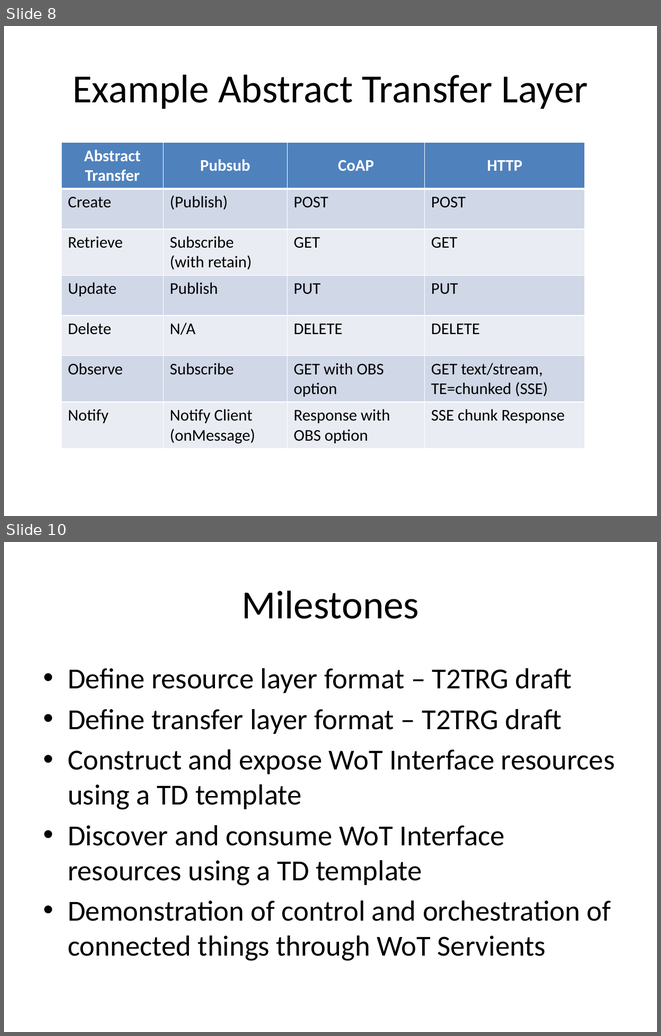
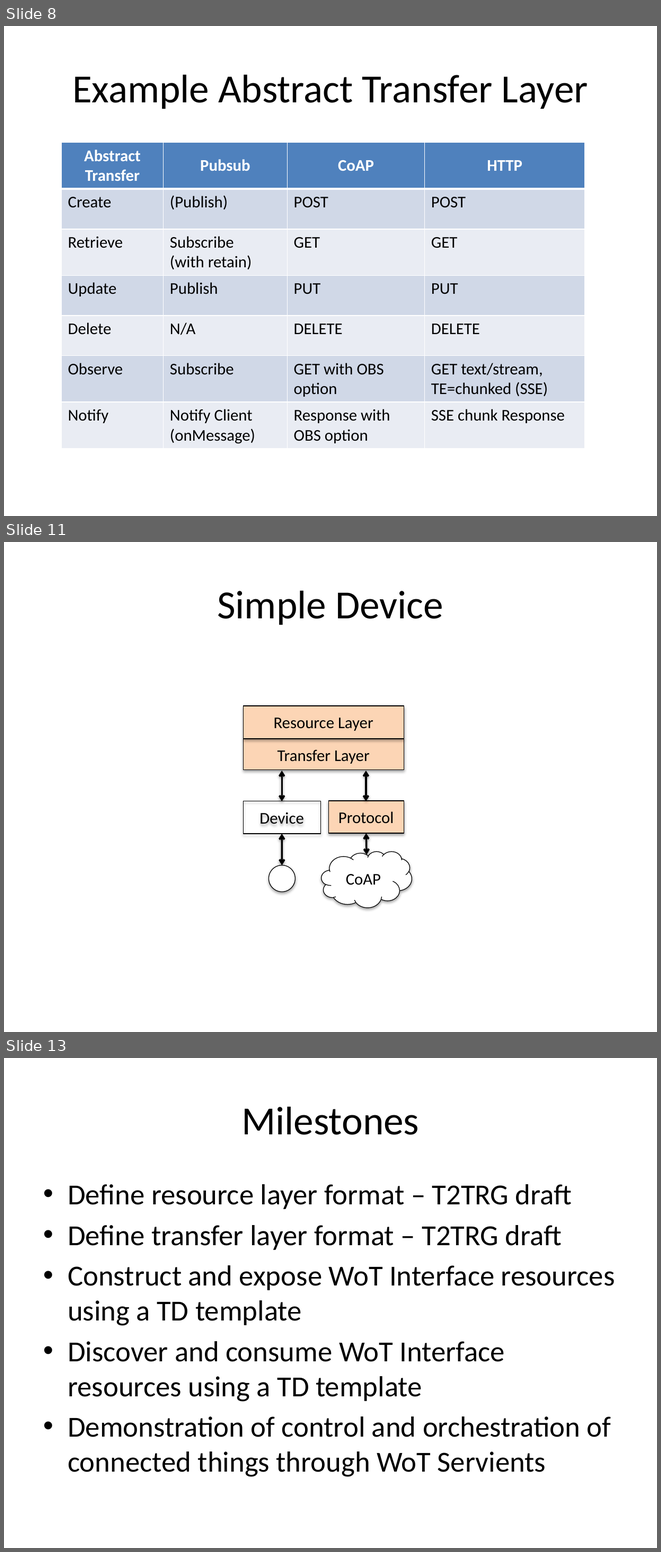
Before and after one commit to hyperstate/hyperstate-docs, a slide deck: wot-11may16.pptx. Shown one above the other, each under a label of ours: slides 8 and 10 before the commit, slides 8, 11 and 13 after it; the slides between them are not shown. The pictures are 661x1036 and 661x1552 pixels, drawn with LibreOffice and Linux fonts; fonts in the diff are those of the drawing. Boxes give left, top, right and bottom in pixels: in the first picture for what was removed or moved away, otherwise in the second. Text is boxed around its words. In the diff, an @@ line names an element or a change of style, - is before the commit and + after.

```diff
--- a/wot-11may16.pptx
+++ b/wot-11may16.pptx
@@ slide 11 added at [4, 542, 657, 1032], background #FFFFFF @@
@@ title added at [217, 590, 443, 625], 44 pt, text #000000 @@
+Simple Device
@@ rectangle added at [243, 706, 404, 739], fill #FCD5B5, outline #000000 0.75 pt, 18 pt, text #000000 @@
+Resource Layer
@@ rectangle added at [243, 739, 404, 770], fill #FCD5B5, outline #000000 0.75 pt, 18 pt, text #000000 @@
+Transfer Layer
@@ double arrow added from (282, 770) to (282, 801), #000000 2 pt @@
@@ double arrow added from (366, 770) to (366, 801), #000000 2 pt @@
@@ rectangle added at [243, 801, 321, 834], outline #000000 0.75 pt, 18 pt, text #000000 @@
+Device
@@ rectangle added at [328, 801, 404, 833], fill #FCD5B5, outline #000000 0.75 pt, 18 pt, text #000000 @@
+Protocol
@@ double arrow added from (282, 834) to (282, 865), #000000 2 pt @@
@@ double arrow added from (367, 833) to (367, 855), #000000 2 pt @@
@@ cloud added at [321, 852, 412, 908], fill #FFFFFF, outline #000000 0.75 pt, 18 pt, text #000000 @@
+CoAP
@@ ellipse added at [268, 865, 294, 892], fill #FFFFFF, outline #000000 0.75 pt @@
@@ what was slide 10 is now slide 13 @@
```
Also in this commit, not shown: 1 slide changed, 2 other slides added, 1 other file.
